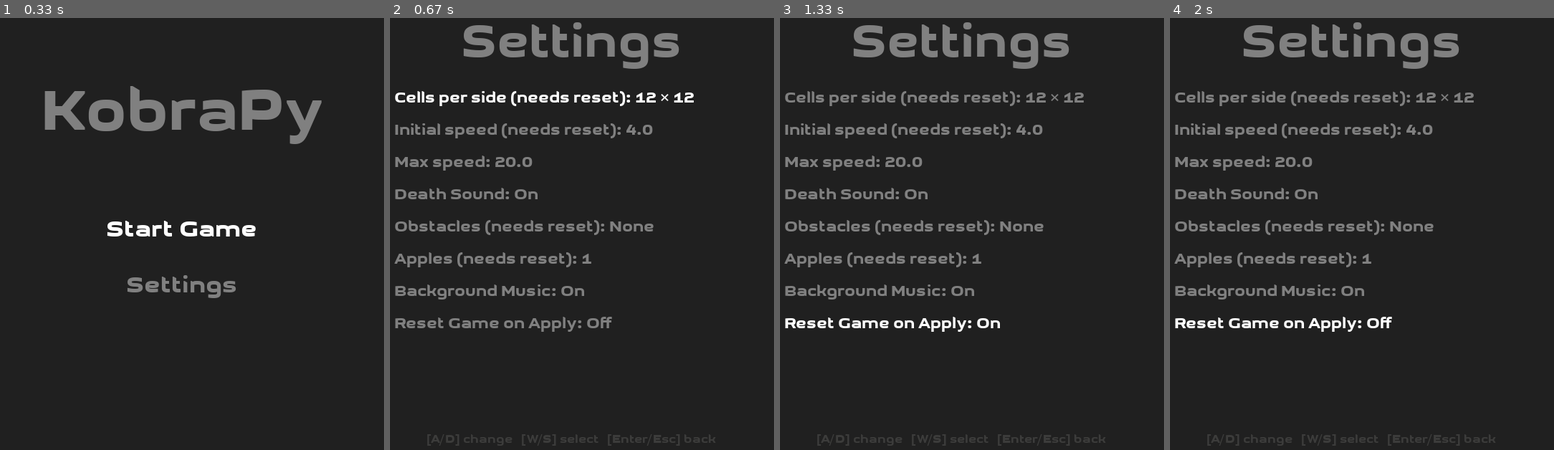
Above: before the commit, frames 1-4 (left to right).
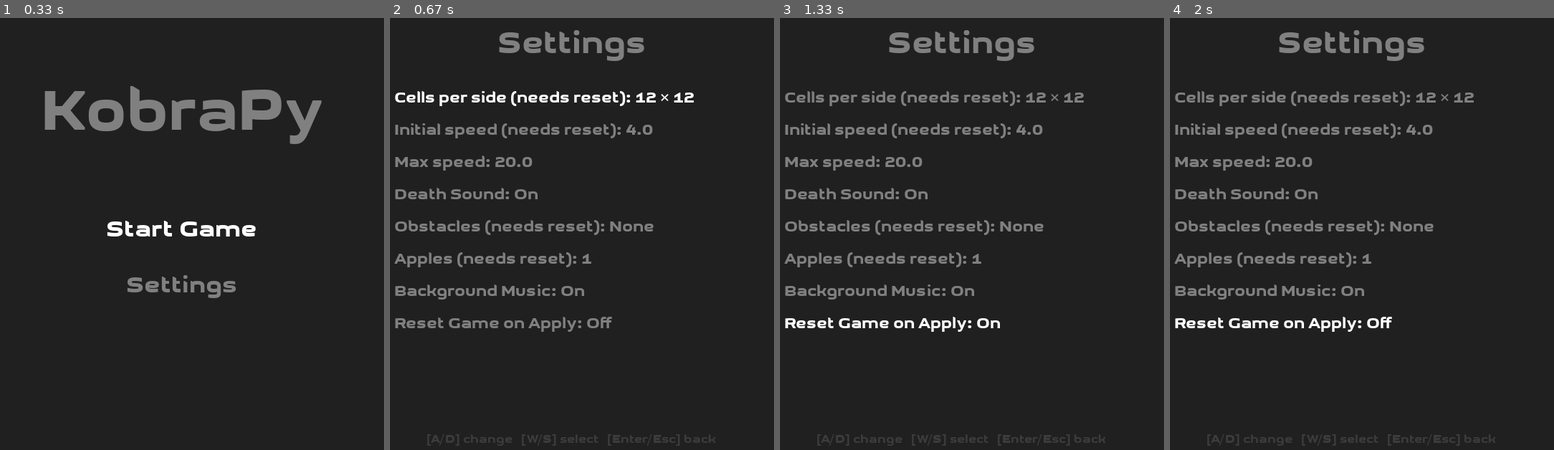
Above: after the commit, the same moments.

Repository: fossguild/naja
Game: pygame game, started from kobra.py
Same seed, same stepped clock (60 frames per second), same inputs: the game is played once before the commit and once after it.
Inputs:
- Up to frame 1 (0.33 s): no input
- Up to frame 2 (0.67 s): tap M at 0.33 s
- Up to frame 3 (1.33 s): hold Up 0.67-1.13 s; hold Right from 1.17 s (still down)
- Up to frame 4 (2 s): release Right at 1.63 s; hold Left from 1.67 s (still down)

Frame 1 is identical in both runs. In frame 2, 2.2% of the frame differs, in the area x 19-76%, y 0-12%; in frame 3, 2.2%; in frame 4, 2.2%.

Commit message:
code: make settings menu title smaller

Diff:
--- a/kobra.py
+++ b/kobra.py
@@ -67,7 +67,7 @@
     """
     state.arena.fill(ARENA_COLOR)
 
-    title = assets.render_custom("Settings", MESSAGE_COLOR, int(state.width / 10))
+    title = assets.render_custom("Settings", MESSAGE_COLOR, int(state.width / 15))
     title_rect = title.get_rect(center=(state.width / 2, state.height / 10))
     state.arena.blit(title, title_rect)
 
